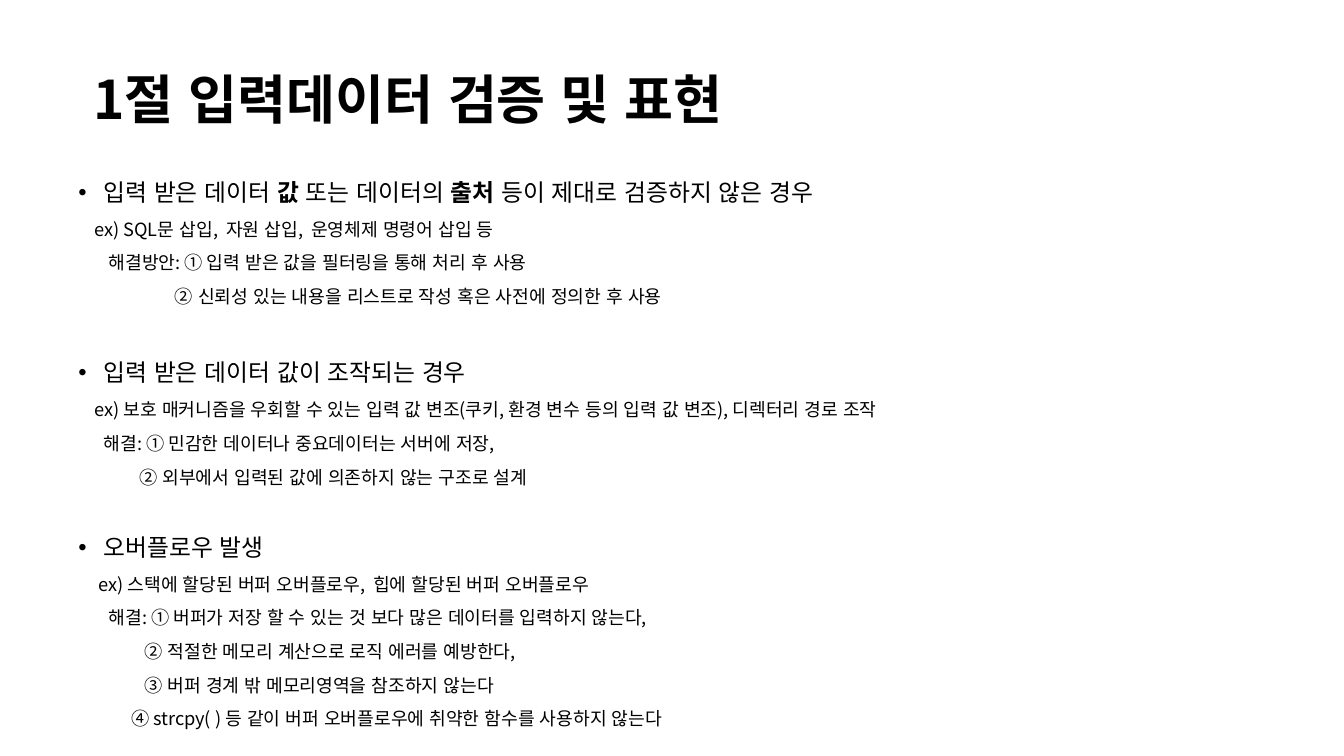
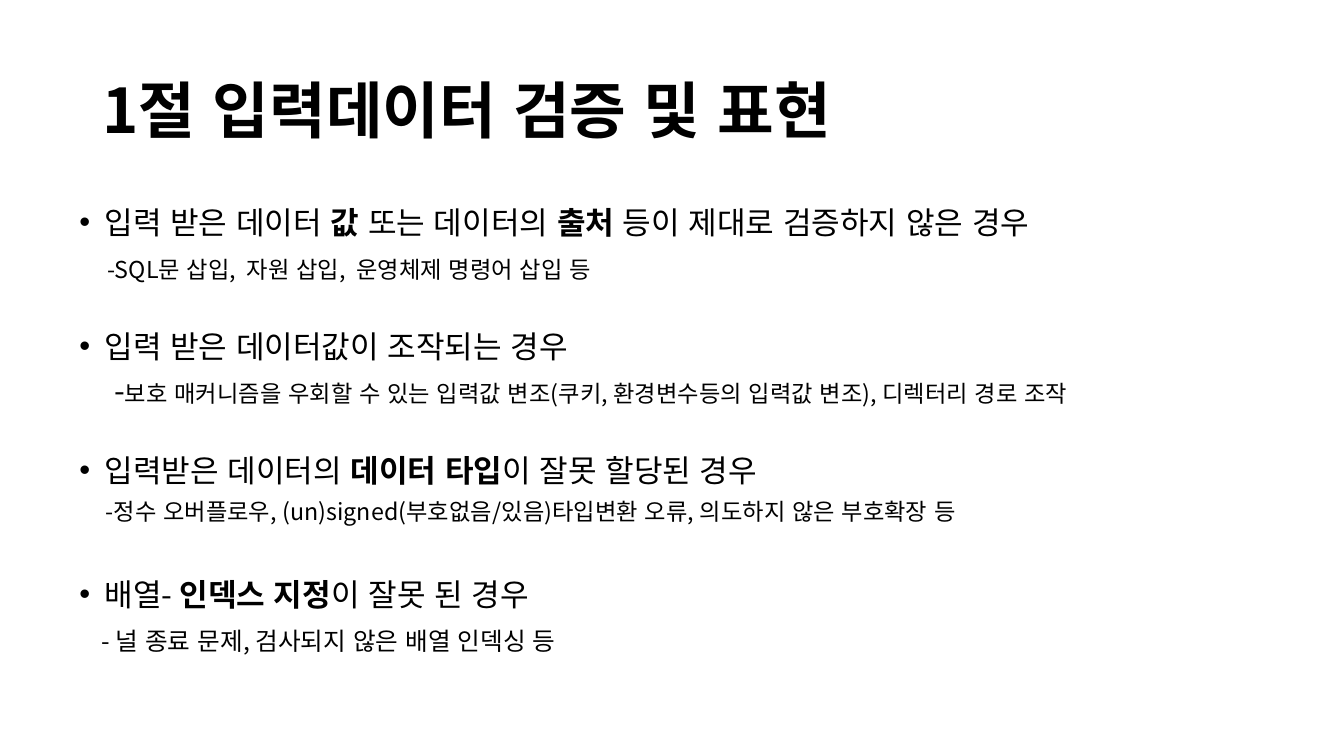
Before and after one commit to Klaxon9718/YUHAN_-security, a slide deck: slide 4 of 발표자료/Secure Coding 발표자료.pptx. Drawn at 1344x756 pixels with LibreOffice and Linux fonts; fonts in the diff are those of the drawing. Boxes give left, top, right and bottom in pixels: in the first picture for what was removed or moved away, otherwise in the second. Text is boxed around its words. In the diff, an @@ line names an element or a change of style, - is before the commit and + after.

```diff
--- a/발표자료/Secure Coding 발표자료.pptx
+++ b/발표자료/Secure Coding 발표자료.pptx
@@ title "1절 입력데이터 검증 및 표현": place and size @@
-title "1절 입력데이터 검증 및 표현" at <box>93,74,723,124</box>
+title "1절 입력데이터 검증 및 표현" at <box>102,81,831,139</box>
@@ title "1절 입력데이터 검증 및 표현" at <box>102,81,831,139</box>: size 38 to 44 pt @@
@@ text "입력 받은 데이터 값 또는 ...": place and size @@
-text "입력 받은 데이터 값 또는 ..." at <box>95,181,876,730</box>
+text "입력 받은 데이터 값 또는 ..." at <box>105,208,1067,655</box>
@@ text at <box>105,208,1029,237</box>: size 17 to 22.2 pt in "입력 받은 데이터 값 또는 데이터의 출처 ..."; line spacing 0.9 to 0.8 @@
@@ text at <box>105,258,1067,655</box>: text changed; size 13 to 16.6 pt @@
-ex) SQL문 삽입, 자원 삽입, 운영체제 명령어 삽입 등
-해결방안: ① 입력 받은 값을 필터링을 통해 처리 후 사용
-② 신뢰성 있는 내용을 리스트로 작성 혹은 사전에 정의한 후 사용
-• 입력 받은 데이터 값이 조작되는 경우
-ex) 보호 매커니즘을 우회할 수 있는 입력 값 변조(쿠키, 환경 변수 등의 입력 값 변조), 디렉터리 경로 조작
-해결: ① 민감한 데이터나 중요데이터는 서버에 저장,
-② 외부에서 입력된 값에 의존하지 않는 구조로 설계
-• 오버플로우 발생
-ex) 스택에 할당된 버퍼 오버플로우, 힙에 할당된 버퍼 오버플로우
-해결: ① 버퍼가 저장 할 수 있는 것 보다 많은 데이터를 입력하지 않는다,
-② 적절한 메모리 계산으로 로직 에러를 예방한다,
-③ 버퍼 경계 밖 메모리영역을 참조하지 않는다
-④ strcpy( ) 등 같이 버퍼 오버플로우에 취약한 함수를 사용하지 않는다
+-SQL문 삽입, 자원 삽입, 운영체제 명령어 삽입 등
+• 입력 받은 데이터값이 조작되는 경우
+-보호 매커니즘을 우회할 수 있는 입력값 변조(쿠키, 환경변수등의 입력값 변조), 디렉터리 경로 조작
+• 입력받은 데이터의 데이터 타입이 잘못 할당된 경우
+-정수 오버플로우, (un)signed(부호없음/있음)타입변환 오류, 의도하지 않은 부호확장 등
+• 배열- 인덱스 지정이 잘못 된 경우
+- 널 종료 문제, 검사되지 않은 배열 인덱싱 등
```
Also in this commit, not shown: 3 other slides changed, 1 other file.
